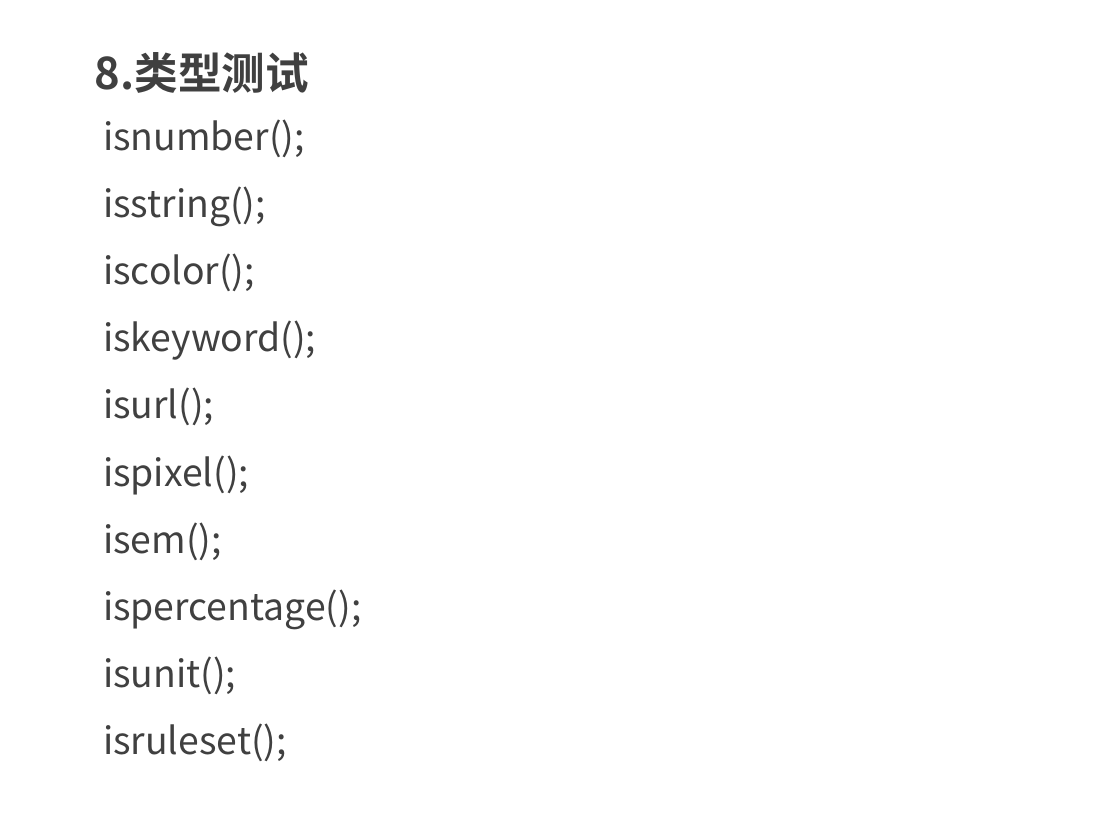
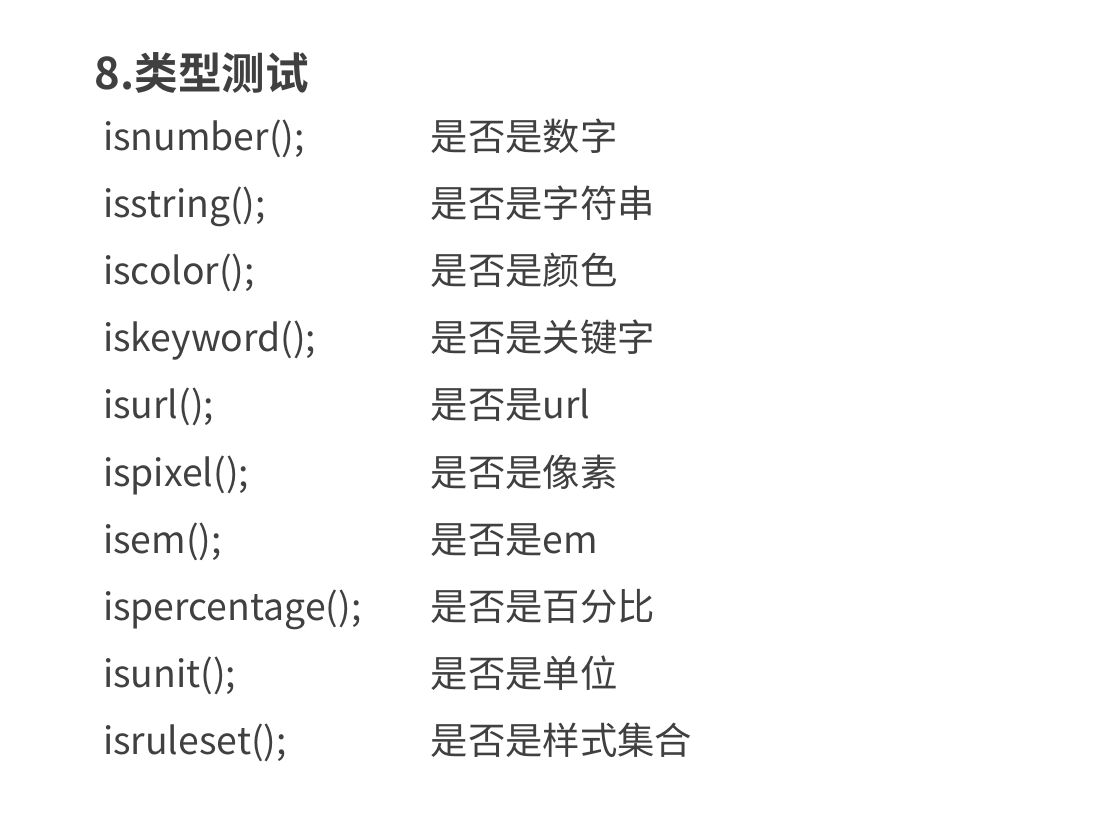
Before and after one commit to kong66/less-class, a slide deck: slide 12 of less-7-函数1.pptx. Drawn at 1120x840 pixels with LibreOffice and Linux fonts; fonts in the diff are those of the drawing. Boxes give left, top, right and bottom in pixels: in the first picture for what was removed or moved away, otherwise in the second. Text is boxed around its words. In the diff, an @@ line names an element or a change of style, - is before the commit and + after.

```diff
--- a/less-7-函数1.pptx
+++ b/less-7-函数1.pptx
@@ text at box(103, 118, 692, 761): text changed @@
-isnumber();
-isstring();
-iscolor();
-iskeyword();
-isurl();
-ispixel();
-isem();
-ispercentage();
-isunit();
-isruleset();
+isnumber(); 是否是数字
+isstring(); 是否是字符串
+iscolor(); 是否是颜色
+iskeyword(); 是否是关键字
+isurl(); 是否是url
+ispixel(); 是否是像素
+isem(); 是否是em
+ispercentage(); 是否是百分比
+isunit(); 是否是单位
+isruleset(); 是否是样式集合
```
Also in this commit, not shown: 5 other slides changed, 8 other files.
